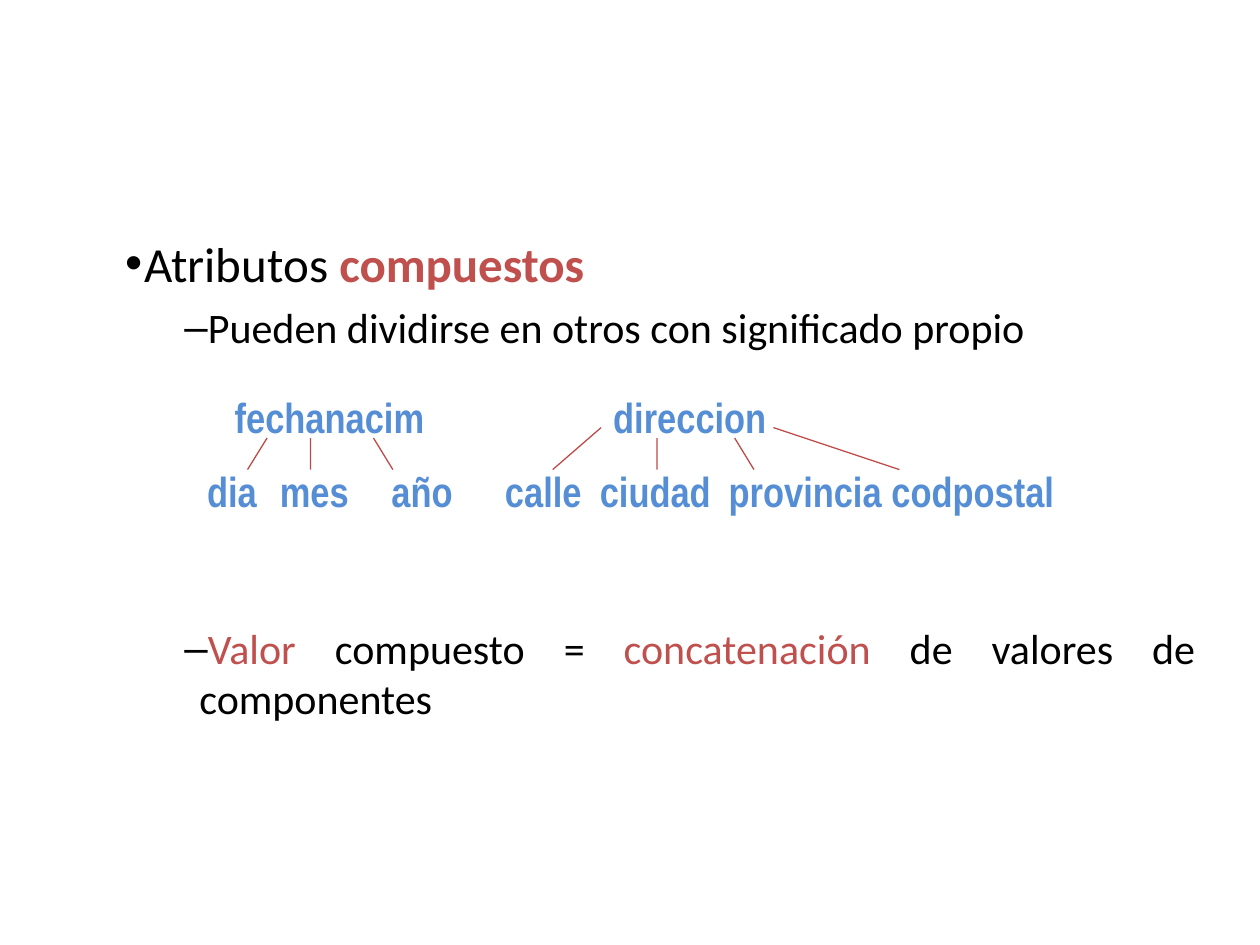
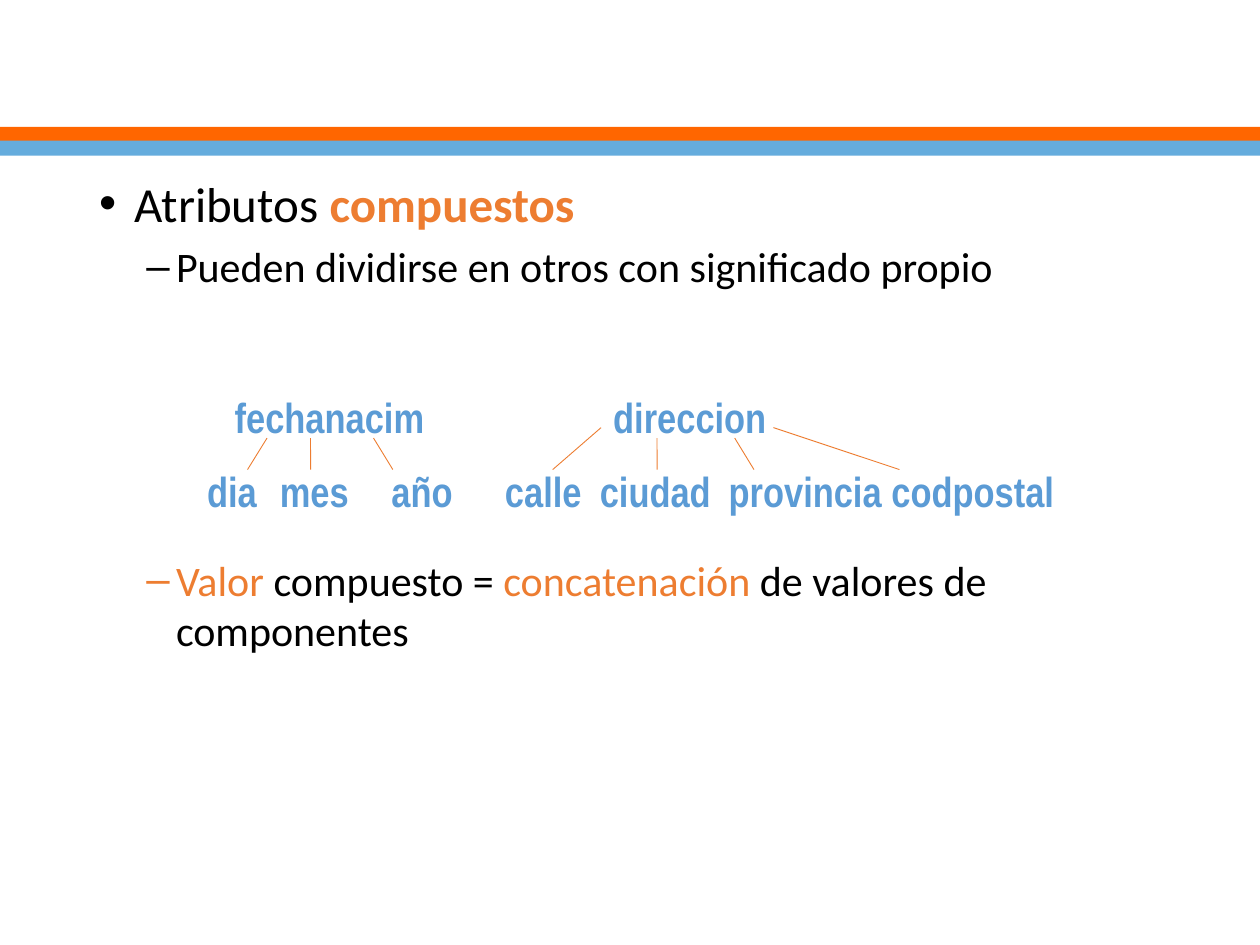
Before and after one commit to ejimenezdelgado/funda_db_martes_tarde_3_2017, a slide deck: slide 17 of Semana 2/Clase2.pptx (slide 16 before the commit). Drawn at 1260x945 pixels with LibreOffice and Linux fonts; fonts in the diff are those of the drawing; background and template pictures are left out. Boxes give left, top, right and bottom in pixels: in the first picture for what was removed or moved away, otherwise in the second. Text is boxed around its words. In the diff, an @@ line names an element or a change of style, - is before the commit and + after.

```diff
--- a/Semana 2/Clase2.pptx
+++ b/Semana 2/Clase2.pptx
@@ title "Modelo entidad-relación: Conceptos" rewrapped from <box>84,32,1208,168</box> to <box>0,0,1260,130</box> @@
@@ rectangle added at <box>0,127,1260,142</box>, fill #FF6600 @@
@@ rectangle added at <box>0,141,1260,156</box>, fill #65ACDD @@
@@ text "Atributos compuestos": place and size @@
-text "Atributos compuestos" at <box>144,248,1195,721</box>
+text "Atributos compuestos" at <box>135,188,993,653</box>
@@ text "Atributos compuestos" at <box>135,188,993,653</box>: text colour #C0504D to #ED7D31 in "compuestos", "Valor concatenación"; alignment justified to left; indent changed @@
@@ line (267, 438) - (247, 470): stroke #BF4C48 0.75 pt to #ED7D31 0.5 pt @@
@@ line (310, 438) - (310, 470): stroke #BF4C48 0.75 pt to #ED7D31 0.5 pt @@
@@ line (393, 470) - (373, 438): stroke #BF4C48 0.75 pt to #ED7D31 0.5 pt @@
@@ line (601, 427) - (553, 470): stroke #BF4C48 0.75 pt to #ED7D31 0.5 pt @@
@@ line (656, 438) - (656, 470): stroke #BF4C48 0.75 pt to #ED7D31 0.5 pt @@
@@ line (753, 470) - (735, 438): stroke #BF4C48 0.75 pt to #ED7D31 0.5 pt @@
@@ line (774, 427) - (900, 470): stroke #BF4C48 0.75 pt to #ED7D31 0.5 pt @@
@@ text colour #558ED5 to #5B9BD5 in 9 elements at <box>235,402,424,442</box>, <box>207,476,257,508</box>, <box>280,484,349,508</box>, <box>391,476,452,508</box>, <box>613,402,766,442</box>, <box>505,476,582,508</box>, <box>600,476,711,508</box>, <box>729,476,882,516</box>, <box>891,476,1054,516</box> @@
```
Also in this commit, not shown: 69 other slides changed, 1 slide added, 1 other file.
